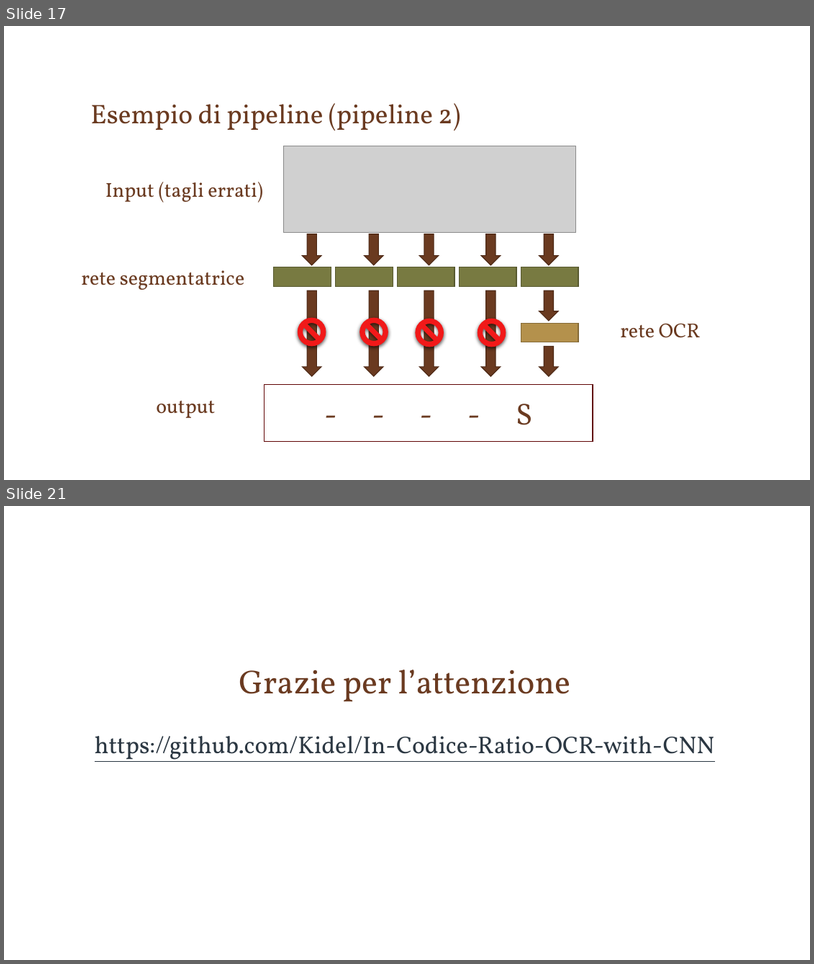
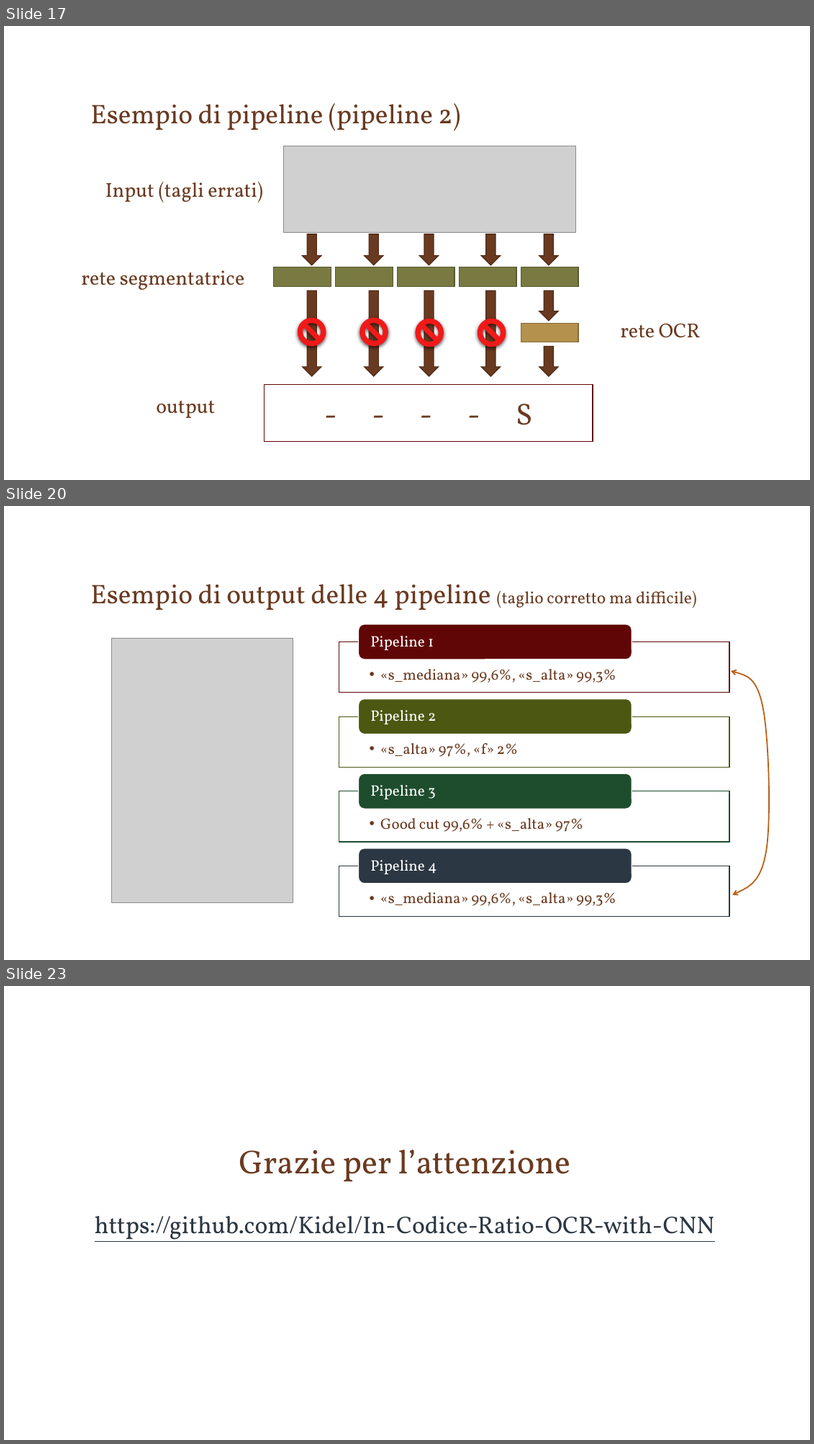
Before and after one commit to Kidel/In-Codice-Ratio-OCR-with-CNN, a slide deck: Relazione/Slide.pptx. Shown one above the other, each under a label of ours: slides 17 and 21 before the commit, slides 17, 20 and 23 after it; the slides between them are not shown. The pictures are 814x964 and 814x1444 pixels, drawn with LibreOffice and Linux fonts; fonts in the diff are those of the drawing; grey boxes stand for pictures; background and template pictures are left out. Boxes give left, top, right and bottom in pixels: in the first picture for what was removed or moved away, otherwise in the second. Text is boxed around its words. In the diff, an @@ line names an element or a change of style, - is before the commit and + after.

```diff
--- a/Relazione/Slide.pptx
+++ b/Relazione/Slide.pptx
@@ slide 20 added at (4,506,810,960), background picture (left out) @@
@@ title added at (90,584,697,610), 32 pt, text #6A3A20 @@
+Esempio di output delle 4 pipeline (taglio corretto ma difficile)
@@ picture added at (112,638,293,902) @@
@@ freeform shape added at (731,671,769,895), outline #B95E14 1.5 pt @@
@@ group added at (339,624,730,917): 8 texts, 4 rectangles, 4 rounded rectangles @@
+  • «s_mediana» 99,6%, «s_alta» 99,3%
+Pipeline 1
+  • «s_alta» 97%, «f» 2%
+Pipeline 2
+  • Good cut 99,6% + «s_alta» 97%
+Pipeline 3
+  • «s_mediana» 99,6%, «s_alta» 99,3%
+Pipeline 4
@@ what was slide 21 is now slide 23 @@
```
Also in this commit, not shown: 4 slides changed, 1 other slide added, 1 other file.
